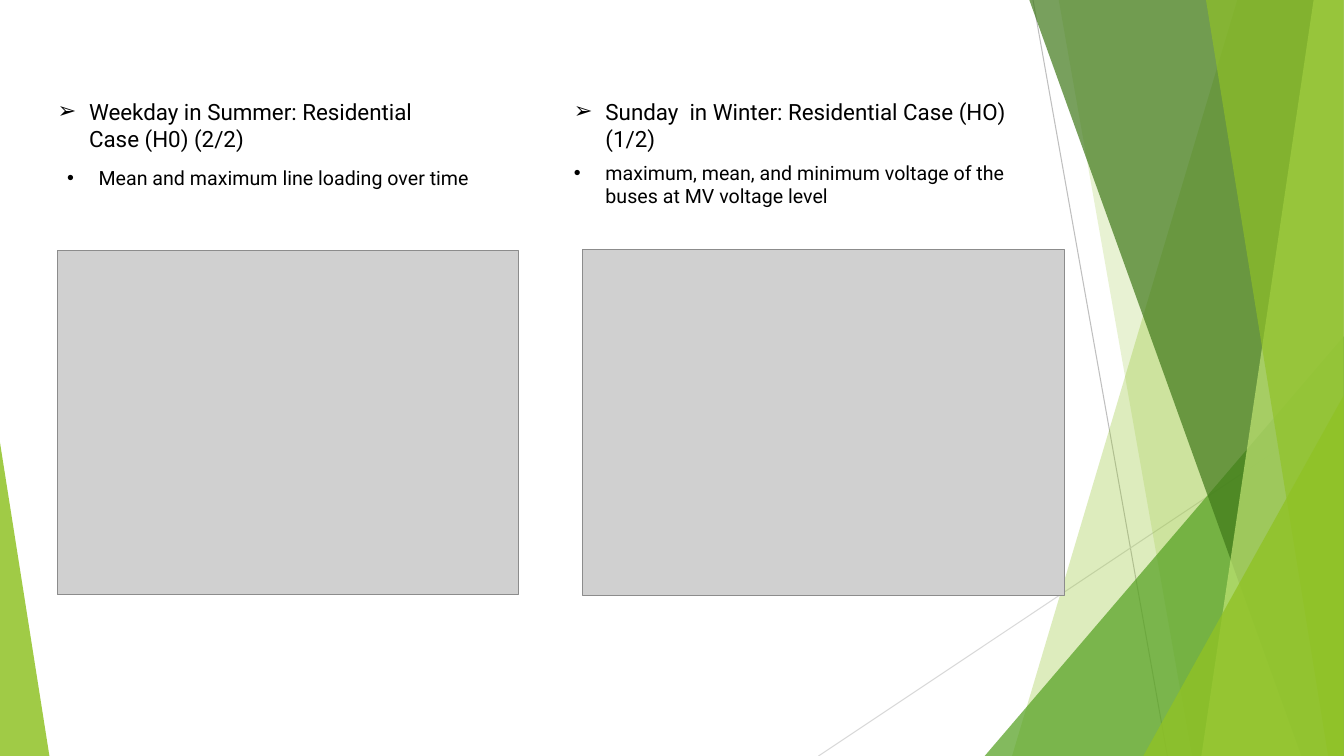
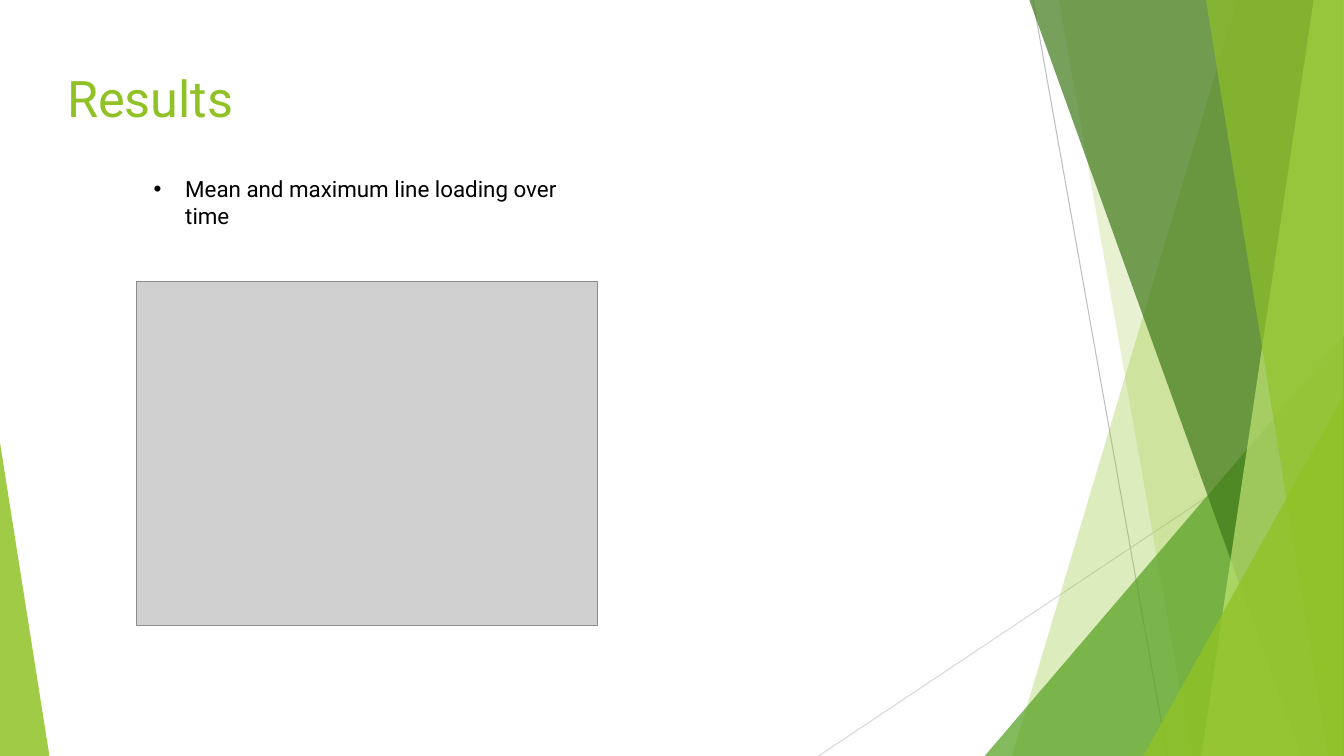
Before and after one commit to mridul2912/PSPlab22_1119250_Mridul, a slide deck: slide 15 of Eut-Project.pptx (slide 11 before the commit). Drawn at 1344x756 pixels with LibreOffice and Linux fonts; fonts in the diff are those of the drawing; grey boxes stand for pictures. Boxes give left, top, right and bottom in pixels: in the first picture for what was removed or moved away, otherwise in the second. Text is boxed around its words. In the diff, an @@ line names an element or a change of style, - is before the commit and + after.

```diff
--- a/Eut-Project.pptx
+++ b/Eut-Project.pptx
@@ text added at <box>67,79,233,118</box>, 36 pt, text #90C226 @@
+Results
@@ text removed at <box>89,103,412,152</box> @@
-➢ Weekday in Summer: Residential Case (H0) (2/2)
@@ text removed at <box>605,102,1006,152</box> @@
-➢ Sunday in Winter: Residential Case (HO) (1/2)
@@ text "Mean and maximum line loading ...": place and size @@
-text "Mean and maximum line loading ..." at <box>99,170,469,189</box>
+text "Mean and maximum line loading ..." at <box>185,180,557,225</box>
@@ text "Mean and maximum line loading ..." at <box>185,180,557,225</box>: size 14 to 16 pt @@
@@ text removed at <box>605,165,1004,207</box> @@
-• maximum, mean, and minimum voltage of the buses at MV voltage level
@@ picture removed at <box>583,250,1065,596</box> @@
@@ picture: place and size @@
-picture at <box>57,250,519,595</box>
+picture at <box>136,281,598,626</box>
```
Also in this commit, not shown: 22 other slides changed, 5 slides added, 4 other files.
